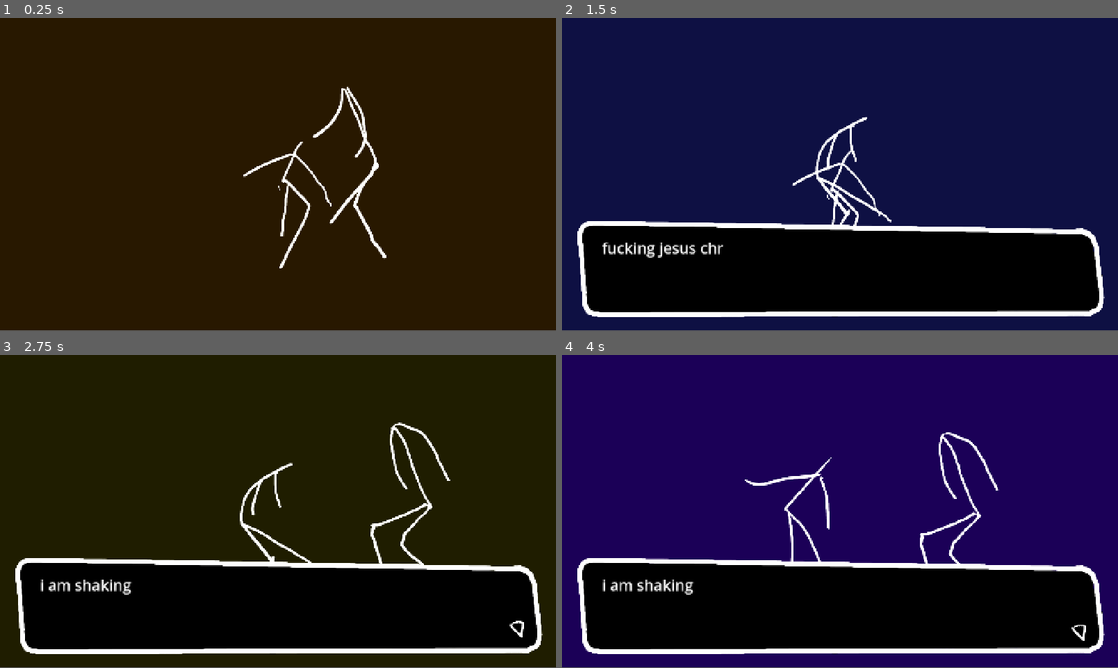
Above: before the commit, frames 1-4 (two rows, left to right).
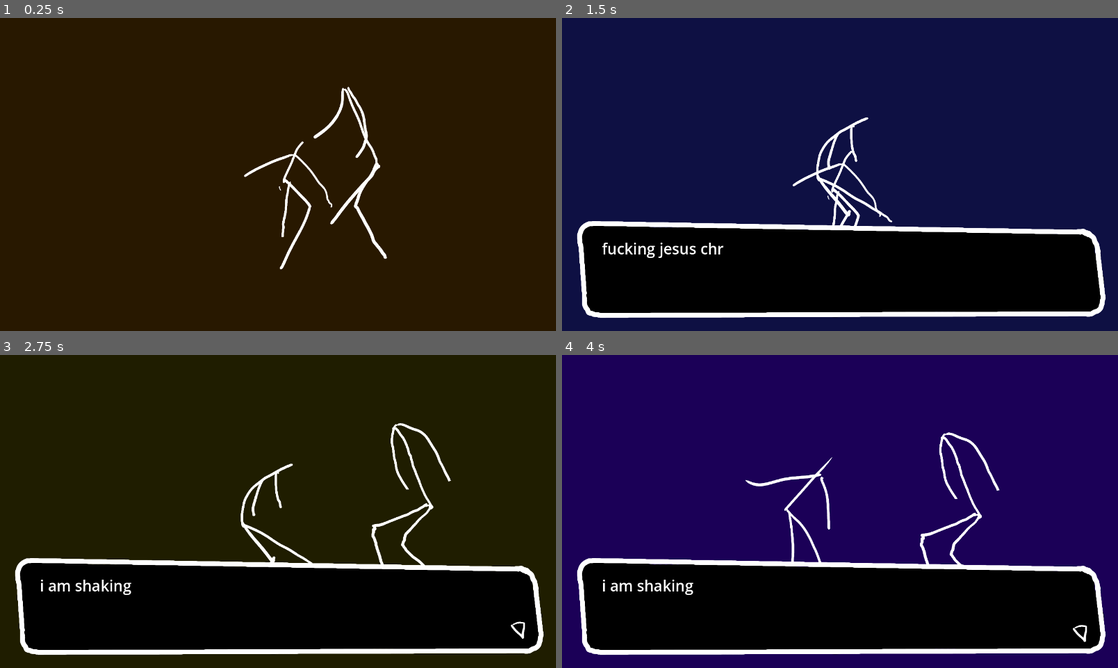
Above: after the commit, the same moments.

Repository: MarmadileManteater/Anxiety-Game
Game: Godot game, scene res://scenes/global/global.tscn
Same seed, same stepped clock (60 frames per second), same inputs: the game is played once before the commit and once after it.
Inputs (mouse positions are in pixels of both pictures, inside the frame that each line leads up to):
- Up to frame 1 (0.25 s): no input
- Up to frame 2 (1.5 s): click (840, 174) at 0.5 s; click (840, 174) at 1.25 s
- Up to frame 3 (2.75 s): click (278, 511) at 2 s
- Up to frame 4 (4 s): no input
In our replay, the window is 800x449 before the commit and 800x450 after it. These sizes can differ from the game's own. Grey fills any space a smaller window leaves; there, only what the larger window draws over its background counts as a difference.

The runs differ from the first frame. In frame 1, 0.9% of the frame differs, in the area x 43-70%, y 21-81%; in frame 2, 2.0%; in frame 3, 2.4%, in the area x 2-98%, y 21-96%; in frame 4, 2.3%.

Commit message:
should fix click area glitch

Diff:
--- a/project/project.godot
+++ b/project/project.godot
@@ -17,10 +17,9 @@
 
 [display]
 
-window/size/viewport_width=1368
+window/size/viewport_width=1365
 window/size/viewport_height=768
-window/stretch/mode="canvas_items"
-window/stretch/aspect="expand"
+window/stretch/mode="viewport"
 
 [physics]
 
